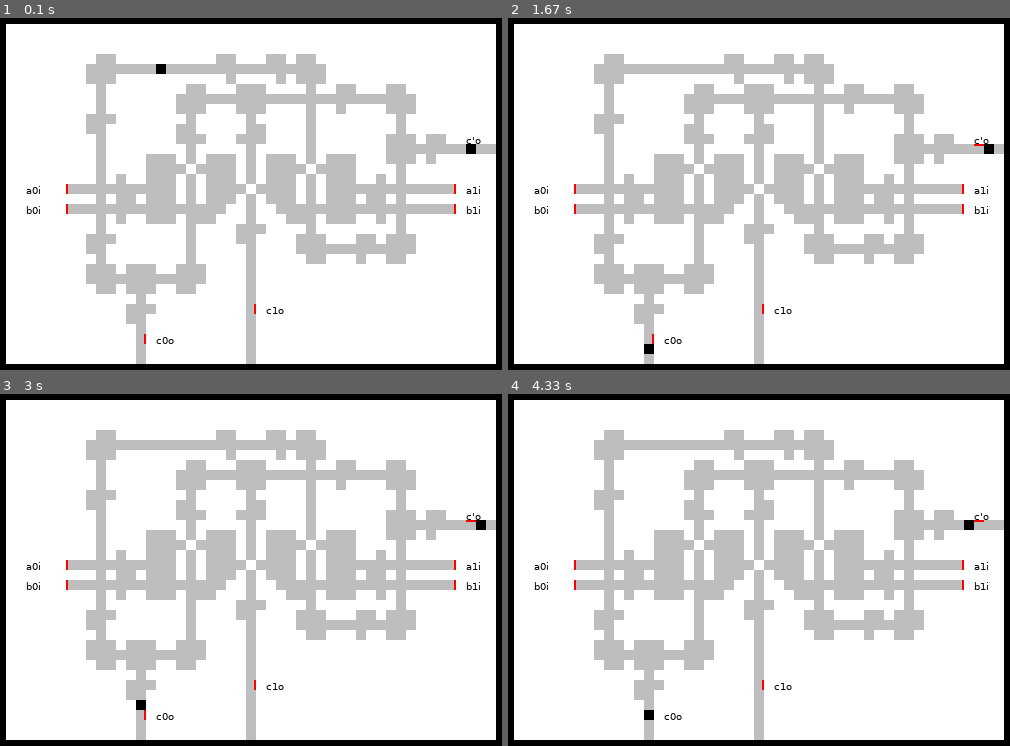
Above: before the commit, frames 1-4 (two rows, left to right).
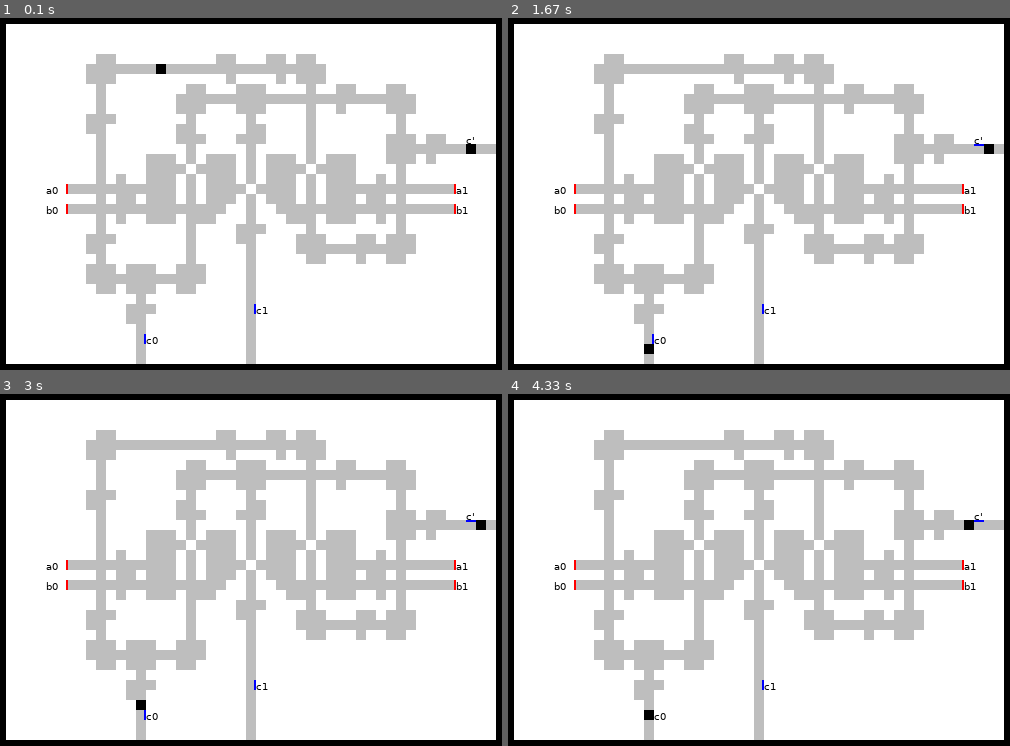
Above: after the commit, the same moments.

Repository: timo/brownomat
Game: pygame game, started from pygamefe.py
The game is run twice, just before and just after one commit, with the same random seed, the same clock (stepped at 60 frames per second) and the same inputs. The source is Python 2; it was converted automatically to run under Python 3.
Inputs (mouse positions are in pixels of both pictures, inside the frame that each line leads up to):
- Up to frame 1 (0.1 s): no input
- Up to frame 2 (1.67 s): click (894, 303) at 0.38 s; tap Space at 0.73, 1.03 s; click (703, 310) at 0.8 s; move the mouse to (outside the picture) at 1.17 s; click (outside the picture) at 1.4 s
- Up to frame 3 (3 s): move the mouse to (195, 562) at 1.77 s; click (195, 562) at 2.03 s; click (outside the picture) at 2.63 s; move the mouse to (271, 555) at 2.97 s
- Up to frame 4 (4.33 s): click (779, 555) at 3.25 s; click (outside the picture) at 3.85 s; move the mouse to (outside the picture) at 4.17 s

The runs differ from the first frame. In frame 1, 0.4% of the frame differs, in the area x 5-96%, y 34-93%; in frame 2, 0.4%; in frame 3, 0.4%; in frame 4, 0.4%.

Commit message:
labels ending in . are outputs.

Diff:
--- a/field.py
+++ b/field.py
@@ -142,30 +142,34 @@
                 elif char in string.lowercase or char in string.uppercase:
                     linerest = line[px:]
                     label = ""
+                    out = False
                     for char in linerest:
-                        if char in string.lowercase + string.uppercase + string.digits + "'":
+                        if char in string.lowercase + string.uppercase + string.digits + "'.":
                             label += char
                         else:
                             break
                     inside_label = len(label)
-                    labels.append(((px, py), label))
+                    if label.endswith("."):
+                        label = label[:-1]
+                        out = True
+                    labels.append(((px, py), label, out))
 
         self.bounds = BBox(l=bound_l, r=bound_r, u=bound_u, d=bound_d)
 
         self.fieldset = frozenset(self.fieldset.union(fieldelems))
 
-        for (pos, label) in labels:
+        for (pos, label, out) in labels:
             # find the nearest piece of wire.
-            for direction in [u, lambda pos: l(l(pos)), d]:
+            for direction in [u, l, d]:
                 if direction(pos) in self.fieldset:
-                    self.labels[label] = (pos, direction(pos))
+                    self.labels[label] = (pos, direction(pos), out)
                     break
             npos = r(pos)
             for i in range(len(label)):
                 npos = r(npos)
-            if npos in self.fieldset:
-                self.labels[label] = (pos, npos)
-
+                if npos in self.fieldset:
+                    self.labels[label] = (r(pos), npos, out)
+                    break
 
         self.update_fieldtypes()
 
--- a/field_data.py
+++ b/field_data.py
@@ -65,7 +65,7 @@
 """
 
 drjoin = """\
-             c     r     d
+             c.    r.    d.
              #     #     #
              #     #     #
              #     #     #
@@ -76,7 +76,7 @@
  a'   #  ### ###   #   ### ###  #    b'
              #     #     #
              #     #     #
-             c'    r'    d'
+             c'.   r'.   d'.
 """
 
 # r merge d' merge c = c'
@@ -100,14 +100,14 @@
          #       ###   ###    #  #    ###
         ###       #     #     #        #
         ##       ##     ##    #        #
-         #       ###   ###    #       ### ##  c'o
+         #       ###   ###    #       ### ##  c'.
          #        #     #     #       ###########
          #    ### # ### # ### # ###   ### #
          #    #### #### # #### ####    #
          # #  ### # ### # ### # ###  # #
-  a0i############ # #### #### # #########O### a1i
+   a0############ # #### #### # #########O###a1
          # ## ### # ### # ### # ### ## #
-  b0i#################  #  ##############O### b1i
+   b0#################  #  ##############O###b1
          # #  ### ###   #   ### ###  # #
          #        #    ###    #        #
         ###       #    ##    ###   ## ###
@@ -117,10 +117,10 @@
         ############    #
          ## ###  ##     #
              #          #
-            ###         # c1o
+            ###         #c1.
             ##          #
              #          #
-             # c0o      #
+             #c0.       #
              #          #
              #          #
 
--- a/pygamefe.py
+++ b/pygamefe.py
@@ -12,7 +12,8 @@
     fieldcol = pygame.Color("gray")
     signalcol = pygame.Color("black")
     fontcol = pygame.Color("black")
-    indicatorcol = pygame.Color("red")
+    incol = pygame.Color("red")
+    outcol = pygame.Color("blue")
 
     def __adjust(self, (x, y)):
         return (x - self.bounds.l * pxs, y - self.bounds.u * pxs)
@@ -50,7 +51,7 @@
             self.bgsurf.fill(self.fieldcol,
                     pygame.Rect(*self.__adjust((x * pxs, y * pxs)) + (pxs, pxs)))
 
-        for (label, (pos, tgtpos)) in self.labels.iteritems():
+        for (label, (pos, tgtpos, out)) in self.labels.iteritems():
             fontsurf = self.font.render(label, True, self.fontcol)
             self.bgsurf.blit(fontsurf, (pos[0] * pxs, pos[1] * pxs))
             xdiff = pos[0] - tgtpos[0]
@@ -60,7 +61,7 @@
                 tgtpos[1] * pxs + (pxs * 0.8 if ydiff > 0 else 0),
                 pxs * (0.2 if xdiff != 0 else 1),
                 pxs * (0.2 if ydiff != 0 else 1))
-            self.bgsurf.fill(self.indicatorcol, dr)
+            self.bgsurf.fill(self.outcol if out else self.incol, dr)
 
         self.resultsurf = self.bgsurf.copy()
 
